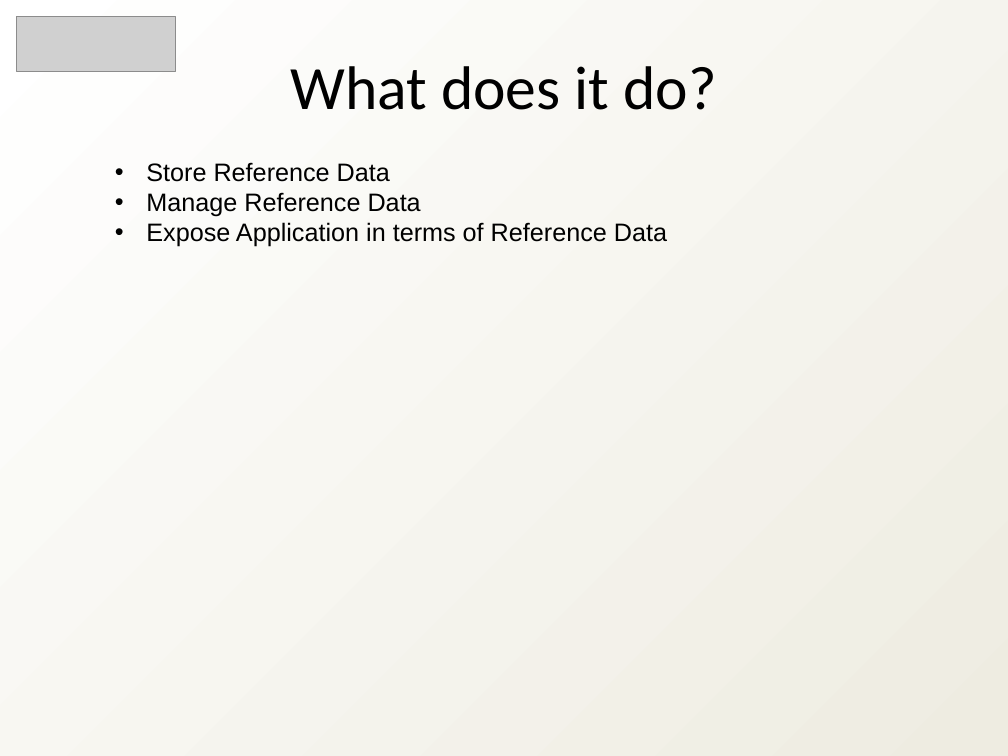
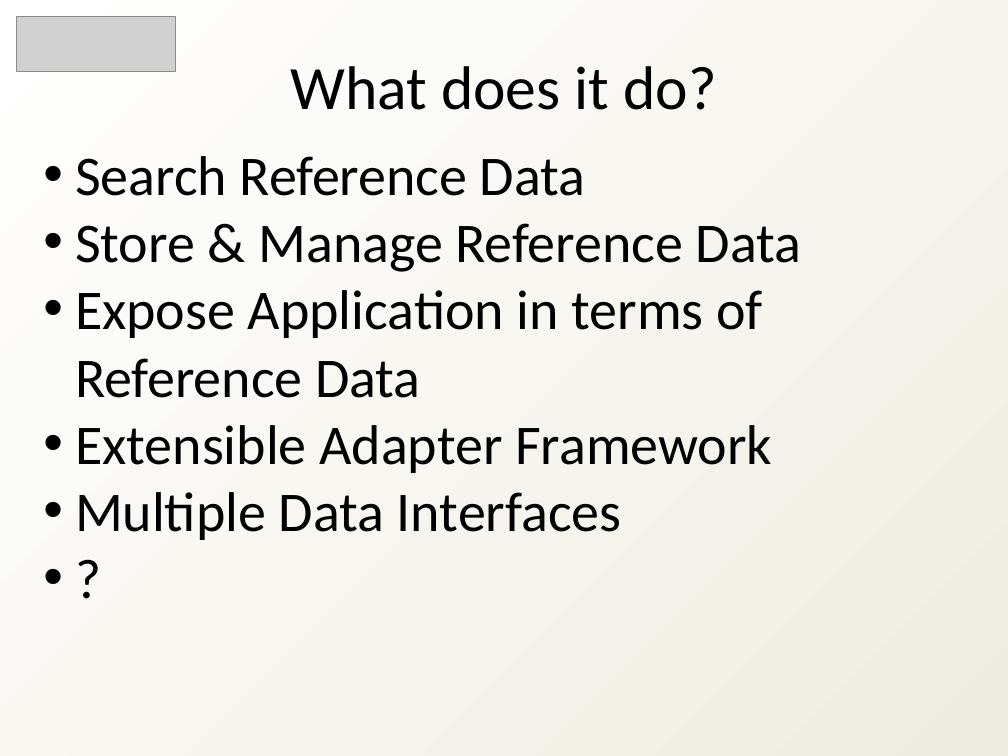
Before and after one commit to heyena/iring-tools, a slide deck: slide 2 of trunk/Documentation/iRINGTools_Overview_v2.1.0.ppt (slide 4 before the commit). Drawn at 1008x756 pixels with LibreOffice and Linux fonts; fonts in the diff are those of the drawing; grey boxes stand for pictures. Boxes give left, top, right and bottom in pixels: in the first picture for what was removed or moved away, otherwise in the second. Text is boxed around its words. In the diff, an @@ line names an element or a change of style, - is before the commit and + after.

```diff
--- a/trunk/Documentation/iRINGTools_Overview_v2.1.0.ppt
+++ b/trunk/Documentation/iRINGTools_Overview_v2.1.0.ppt
@@ text "Search Reference Data": place and size @@
-text "Search Reference Data" at [146,162,667,247]
+text "Search Reference Data" at [75,156,801,540]
@@ text at [75,156,801,272]: text changed; size 18 to 40 pt; font Arial to Calibri @@
-• Store Reference Data
-• Manage Reference Data
+• Search Reference Data
+• Store & Manage Reference Data
@@ text at [75,290,763,398]: size 18 to 40 pt, font Arial to Calibri in "Expose Application in terms of Reference Data" @@
@@ text at [75,425,772,540]: paragraphs added @@
+• Extensible Adapter Framework
+• Multiple Data Interfaces
+• ?
```
Also in this commit, not shown: 12 other slides changed, 4 slides added, 1 slide removed.
